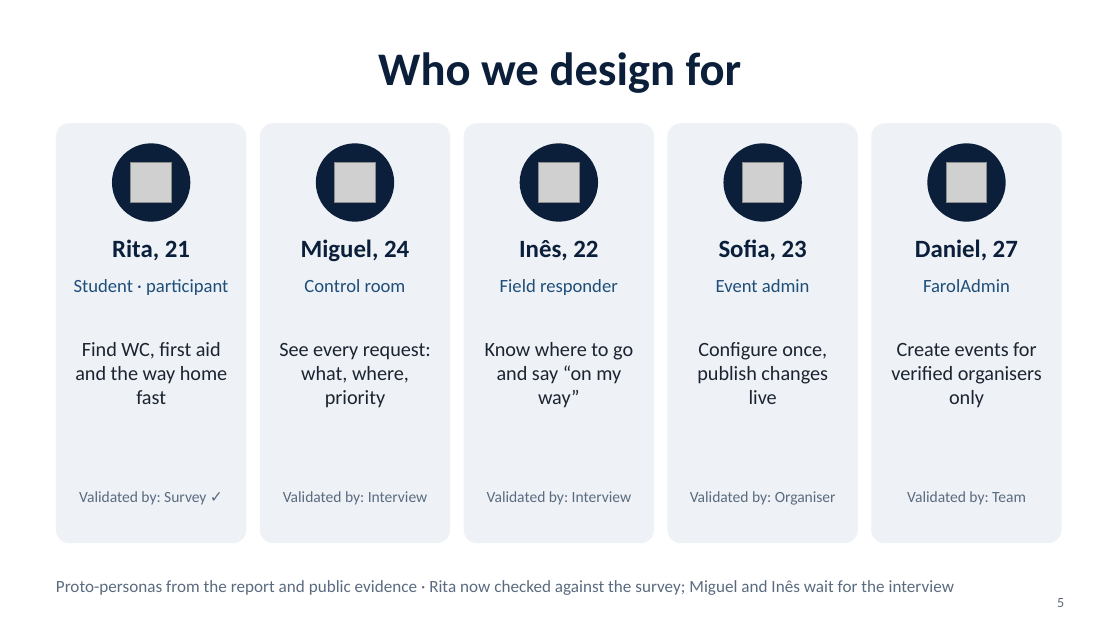
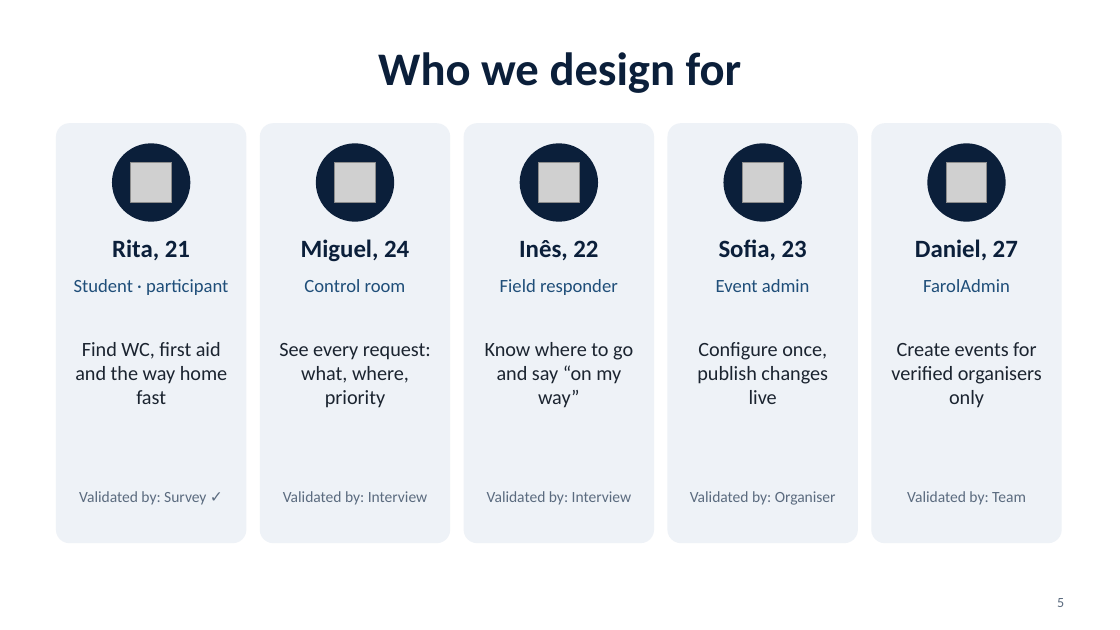
Before and after one commit to tomasoliveira21/LABDSOF, a slide deck: slide 5 of Docs/Presentation/Farol_Sprint_A_TTP_Presentation.pptx. Drawn at 1120x630 pixels with LibreOffice and Linux fonts; fonts in the diff are those of the drawing; grey boxes stand for pictures. Boxes give left, top, right and bottom in pixels: in the first picture for what was removed or moved away, otherwise in the second. Text is boxed around its words. In the diff, an @@ line names an element or a change of style, - is before the commit and + after.

```diff
--- a/Docs/Presentation/Farol_Sprint_A_TTP_Presentation.pptx
+++ b/Docs/Presentation/Farol_Sprint_A_TTP_Presentation.pptx
@@ text removed at (56, 580, 954, 595) @@
-Proto-personas from the report and public evidence · Rita now checked against the survey; Miguel and Inês wait for the interview
```
Also in this commit, not shown: 6 other slides changed, 2 other files.
